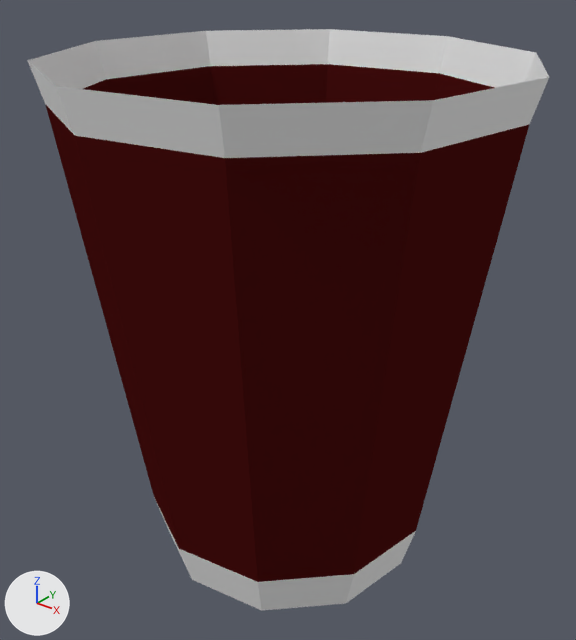
What one commit did to the Blender file blend/lixo.blend.
Rendered twice from a camera (50 mm lens) standing at (6.57, -8.25, 8.88) and looking at (-0.02, -0.01, 3.77). The lights are fixed; the arrows at lower left show +X, +Y and +Z.
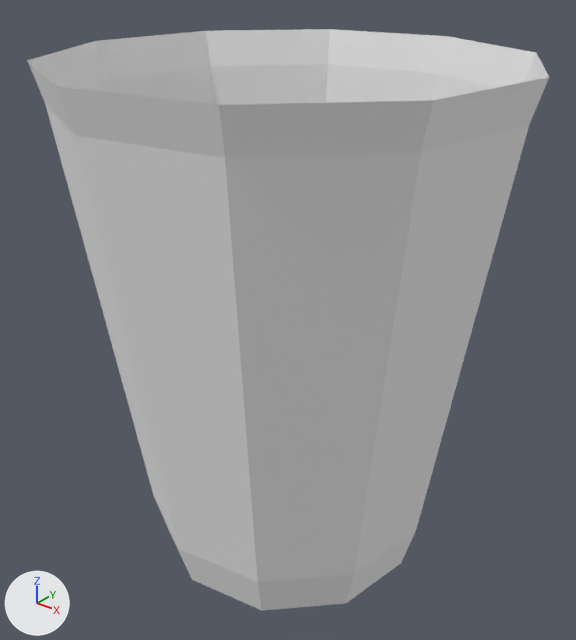
What differs and where, as boxes (x1, y1, x2, y2) in the pictures (576 x 640 px):
part 1 of me_cylinder, recoloured (red to grey)
    both: (45, 64, 529, 582)

The change, as a diff of the scene's bpy script:
```diff
--- a/blend/lixo.blend.py
+++ b/blend/lixo.blend.py
@@ me_cylinder @@
 me_cylinder.from_pydata(...)  # 41 vertices, 40 faces; spans x -3.19..3.19, y 0.05..7.47, z -3.19..3.19
 # used by ob_cylinder; location = (0.0, 0.0, 0.0); rotation_euler = (1.571, 0.0, 0.0), in degrees (90, 0, 0)
+# me_cylinder part 1: all 20 faces that had it switch from mat_corpo (dark red #4c1111) to mat_material (its picture is missing)
```
